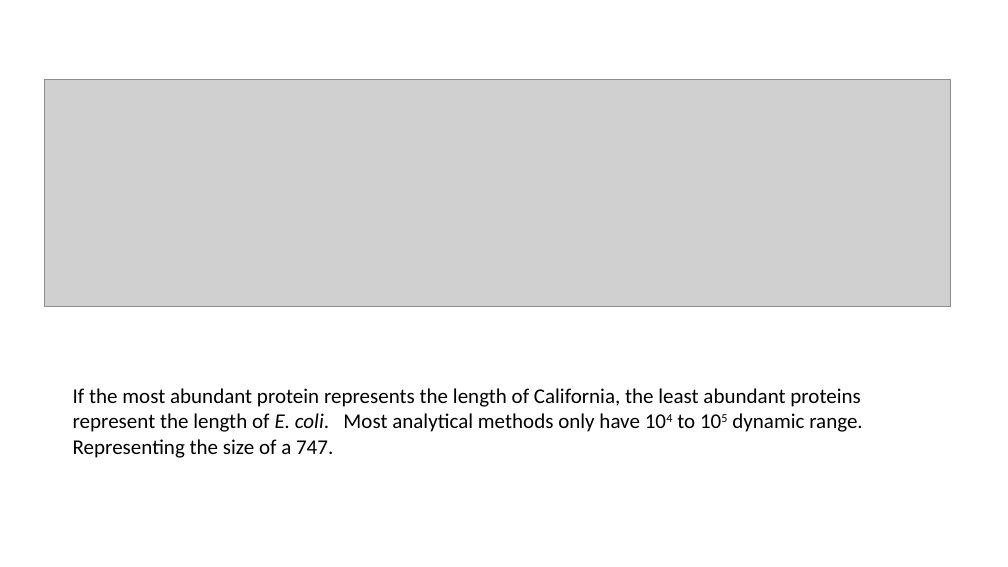
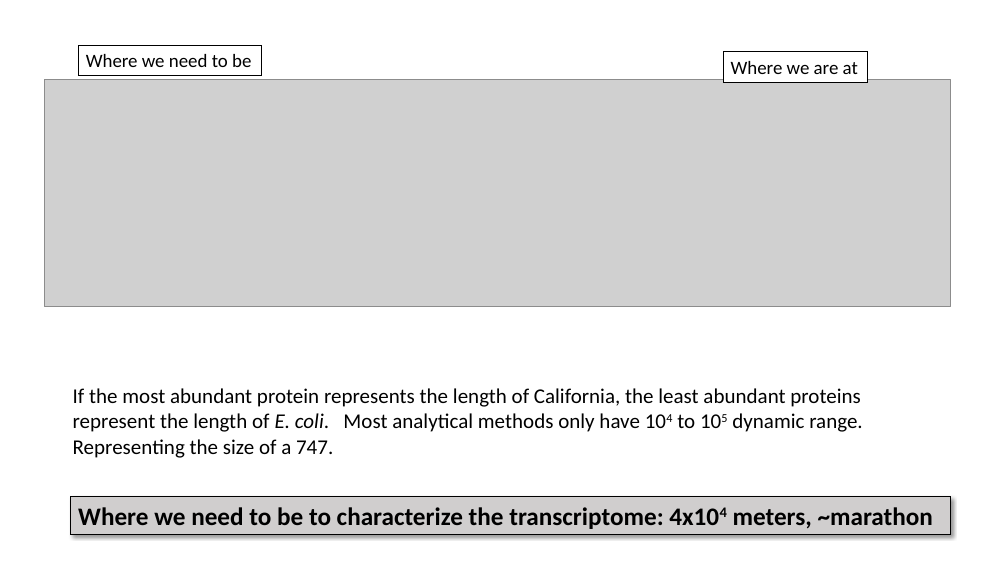
Before and after one commit to beliveau-lab/gen575, a slide deck: slide 16 of lectures/1.Introduction.pptx. Drawn at 1008x567 pixels with LibreOffice and Linux fonts; fonts in the diff are those of the drawing; grey boxes stand for pictures. Boxes give left, top, right and bottom in pixels: in the first picture for what was removed or moved away, otherwise in the second. Text is boxed around its words. In the diff, an @@ line names an element or a change of style, - is before the commit and + after.

```diff
--- a/lectures/1.Introduction.pptx
+++ b/lectures/1.Introduction.pptx
@@ rectangle added at (79, 45, 262, 76), fill #FFFFFF, outline #000000 0.75 pt, 18 pt, text #000000 @@
+Where we need to be
@@ rectangle added at (724, 51, 868, 82), fill #FFFFFF, outline #000000 0.75 pt, 18 pt, text #000000 @@
+Where we are at
@@ rectangle added at (71, 496, 951, 534), fill #D0CECE, outline #000000 0.75 pt, 24 pt, text #000000, bold @@
+Where we need to be to characterize the transcriptome: 4x104 meters, ~marathon
```
Also in this commit, not shown: 1 other slide changed, 1 other file.
